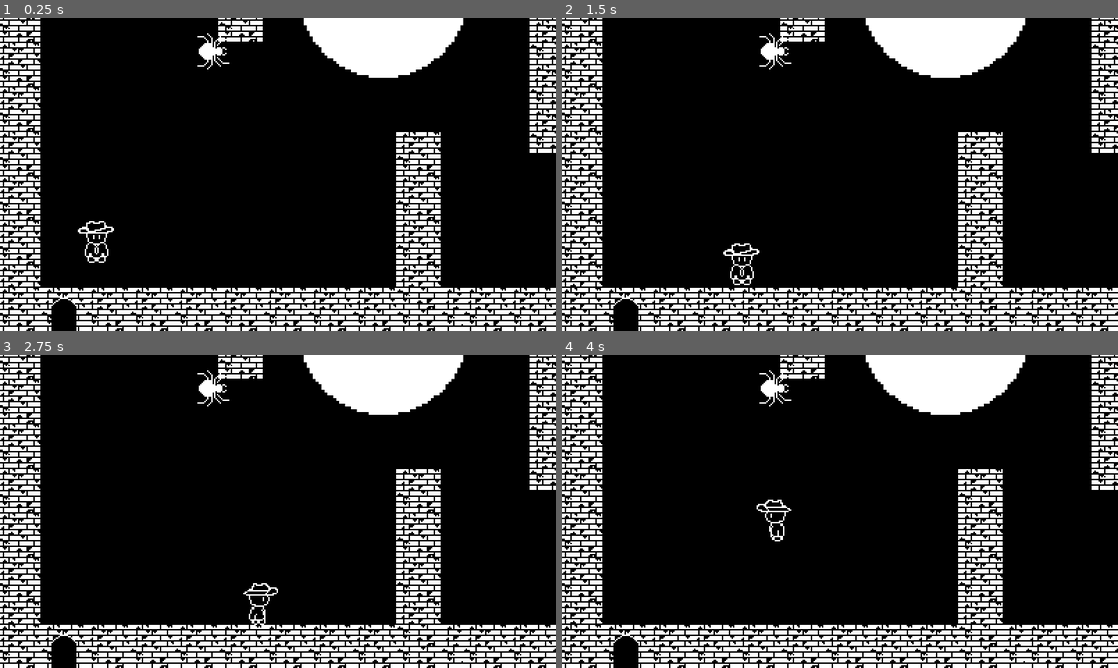
Above: before the commit, frames 1-4 (two rows, left to right).
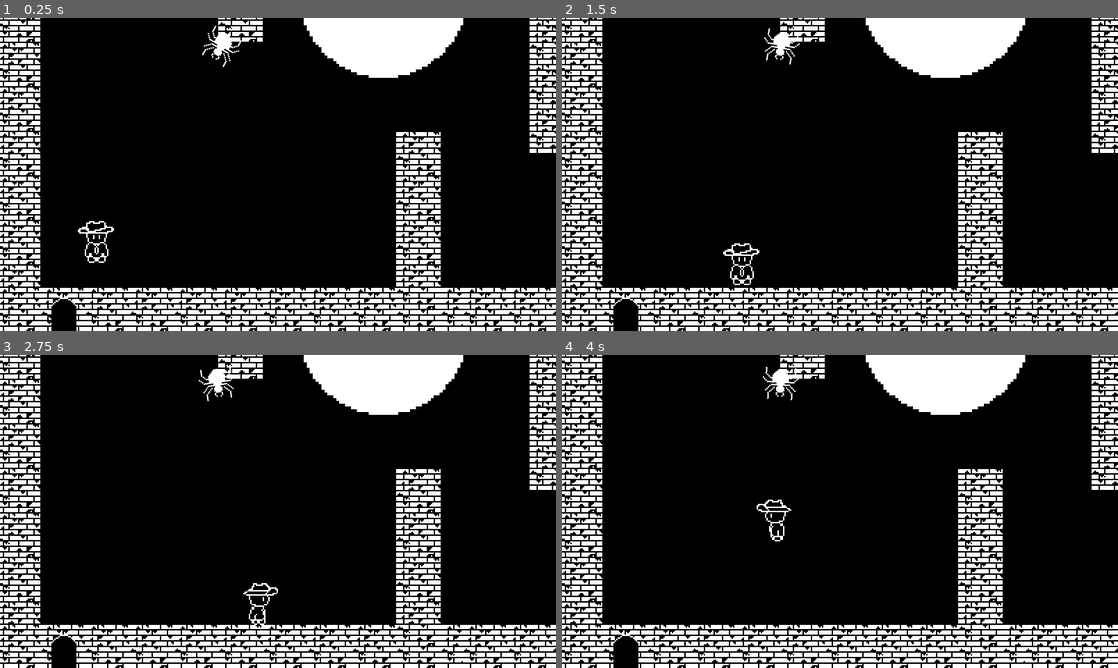
Above: after the commit, the same moments.

Repository: Tracychun13/twilight-tower
Game: Godot game, scene res://scenes/game.tscn
Same seed, same stepped clock (60 frames per second), same inputs: the game is played once before the commit and once after it.
Inputs:
- Up to frame 1 (0.25 s): no input
- Up to frame 2 (1.5 s): tap Enter at 0.5 s; hold D (right) 0.53-1.28 s; hold K (attack) 0.53-1.28 s; tap J (shield) at 0.8, 1.35 s; hold S (down) from 1.28 s (still down)
- Up to frame 3 (2.75 s): tap K (attack) at 1.55 s; release S (down) at 2.03 s; hold D (right) from 2.03 s (still down); hold K (attack) from 2.03 s (still down); tap J (shield) at 2.3 s
- Up to frame 4 (4 s): release D (right) at 2.78 s; release K (attack) at 2.78 s; hold W (up) 2.78-3.53 s; tap J (shield) at 2.85, 3.8 s; tap K (attack) at 3.05 s; hold A (left) from 3.53 s (still down); hold K (attack) from 3.53 s (still down)

The runs differ from the first frame. In frame 1, 0.3% of the frame differs, in the area x 35-44%, y 2-17%; in frame 2, 0.3%; in frame 3, 0.3%; in frame 4, 0.3%.

Commit message:
shielding updated

Diff:
--- a/twilight-tower/scenes/character.tscn
+++ b/twilight-tower/scenes/character.tscn
@@ -119,6 +119,10 @@
 atlas = ExtResource("6_0r2id")
 region = Rect2(160, 0, 32, 32)
 
+[sub_resource type="AtlasTexture" id="AtlasTexture_kyo4y"]
+atlas = ExtResource("6_0r2id")
+region = Rect2(0, 0, 32, 32)
+
 [sub_resource type="AtlasTexture" id="AtlasTexture_4i74c"]
 atlas = ExtResource("6_0r2id")
 region = Rect2(0, 32, 32, 32)
@@ -329,6 +333,14 @@
 }],
 "loop": true,
 "name": &"shieldingForward",
+"speed": 5.0
+}, {
+"frames": [{
+"duration": 1.0,
+"texture": SubResource("AtlasTexture_kyo4y")
+}],
+"loop": true,
+"name": &"shieldingIdle",
 "speed": 5.0
 }, {
 "frames": [{
@@ -432,7 +444,7 @@
 [node name="AnimatedSprite2D" type="AnimatedSprite2D" parent="."]
 position = Vector2(3, -20)
 sprite_frames = SubResource("SpriteFrames_oldj6")
-animation = &"shieldingRight"
+animation = &"shieldingIdle"
 autoplay = "idle"
 
 [node name="CollisionPolygon2D" type="CollisionPolygon2D" parent="."]
--- a/twilight-tower/scenes/level_1.tscn
+++ b/twilight-tower/scenes/level_1.tscn
@@ -550,7 +550,6 @@
 
 [node name="Spider" parent="." node_paths=PackedStringArray("player") instance=ExtResource("8_uwcfx")]
 position = Vector2(-143, -16)
-debug_enable = true
 player = NodePath("../Player")
 
 [node name="BackgroundScore" parent="." instance=ExtResource("9_o5lnn")]
--- a/twilight-tower/scripts/character.gd
+++ b/twilight-tower/scripts/character.gd
@@ -37,11 +37,12 @@
 		await sprite2d.animation_finished
 		is_attacking = false
 
+	if Input.is_action_pressed("shield"):
+		is_shielding = true;
+	else:
+		is_shielding = false;
 	if not is_attacking and not is_detained:
-		if Input.is_action_pressed("shield"):
-			is_shielding = true;
-		else:
-			is_shielding = false;
+
 		if Input.is_action_pressed("left"):
 			sprite2d.flip_h = true
 			if(is_shielding):
@@ -64,7 +65,10 @@
 		elif Input.is_action_pressed("up"):
 			sprite2d.play("walkBackward")
 		else:
-			sprite2d.play("idle")
+			if(is_shielding):
+				sprite2d.play("shieldingIdle")
+			else:
+				sprite2d.play("idle")
 	else:
 		velocity = ZERO_VEC
 
Not shown: 1 places in twilight-tower/scenes/character.tscn that only renumber resources
